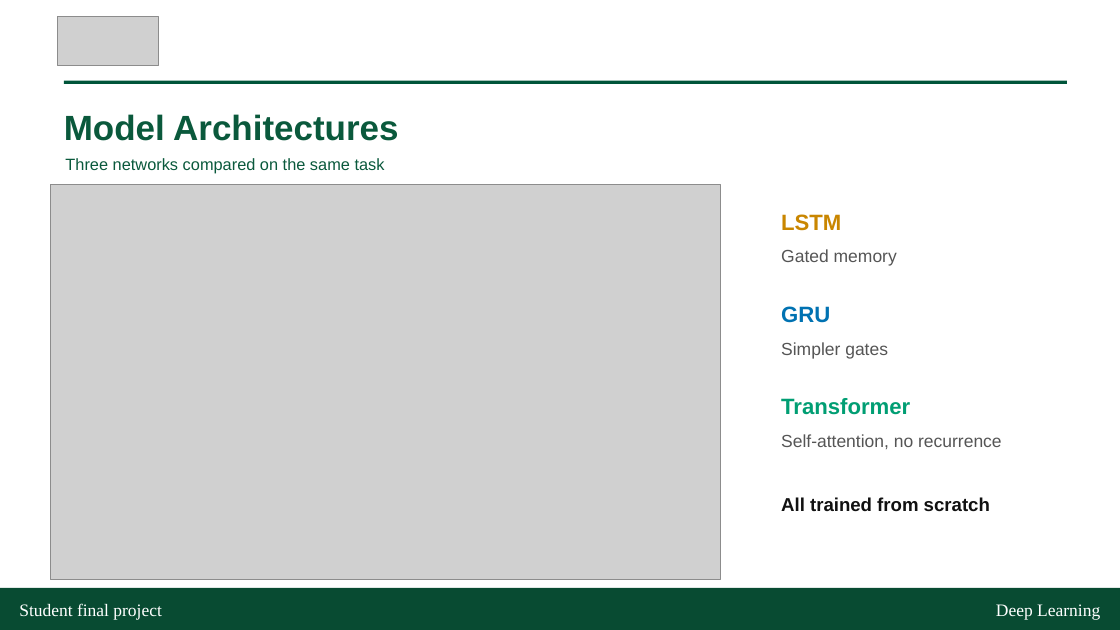
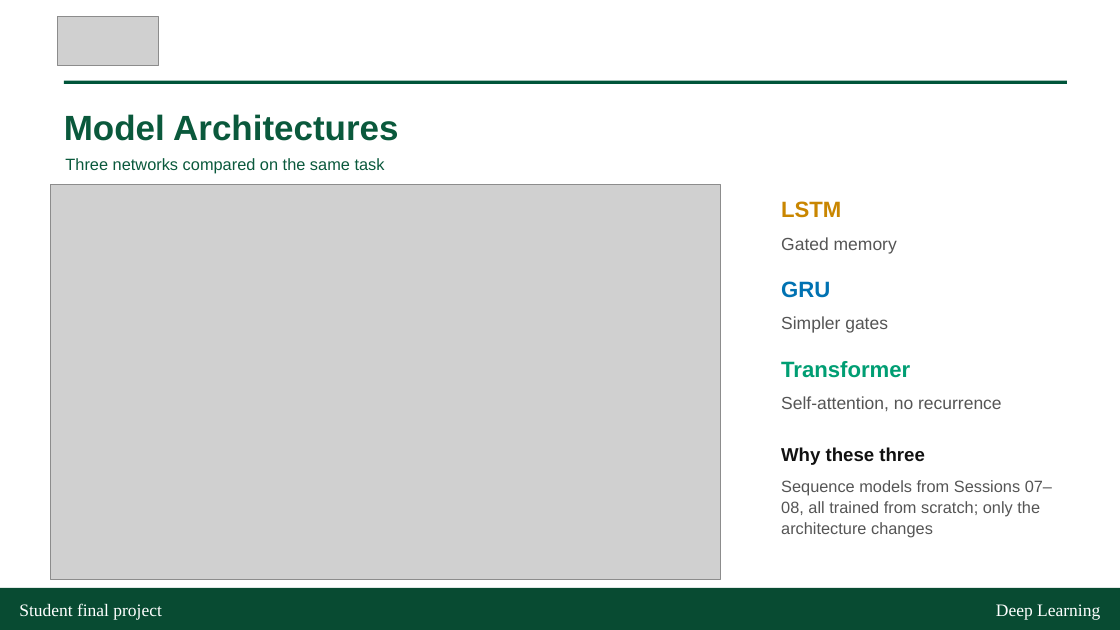
Before and after one commit to rinrin168/khmersignlanguage, a slide deck: slide 5 of slides/khmer_sign_language_presentation.pptx. Drawn at 1120x630 pixels with LibreOffice and Linux fonts; fonts in the diff are those of the drawing; grey boxes stand for pictures. Boxes give left, top, right and bottom in pixels: in the first picture for what was removed or moved away, otherwise in the second. Text is boxed around its words. In the diff, an @@ line names an element or a change of style, - is before the commit and + after.

```diff
--- a/slides/khmer_sign_language_presentation.pptx
+++ b/slides/khmer_sign_language_presentation.pptx
@@ text "LSTM": place and size @@
-text "LSTM" at box(781, 214, 841, 231)
+text "LSTM" at box(781, 201, 841, 218)
@@ text "Gated memory": place and size @@
-text "Gated memory" at box(781, 249, 897, 266)
+text "Gated memory" at box(781, 237, 897, 254)
@@ text "GRU": place and size @@
-text "GRU" at box(781, 306, 830, 323)
+text "GRU" at box(781, 281, 830, 298)
@@ text "Simpler gates": place and size @@
-text "Simpler gates" at box(781, 342, 888, 359)
+text "Simpler gates" at box(781, 316, 888, 333)
@@ text "Transformer": place and size @@
-text "Transformer" at box(781, 398, 910, 415)
+text "Transformer" at box(781, 361, 910, 378)
@@ text "Self-attention, no recurrence": place and size @@
-text "Self-attention, no recurrence" at box(781, 434, 1002, 449)
+text "Self-attention, no recurrence" at box(781, 396, 1002, 411)
@@ text added at box(781, 447, 924, 465), 16 pt, text #111111, bold @@
+Why these three
@@ text at box(781, 480, 1052, 538): text changed; size 16 to 14 pt; text colour #111111 to #555555; bold off @@
-All trained from scratch
+Sequence models from Sessions 07–08, all trained from scratch; only the architecture changes
```
Also in this commit, not shown: 3 other slides changed, 10 other files.
